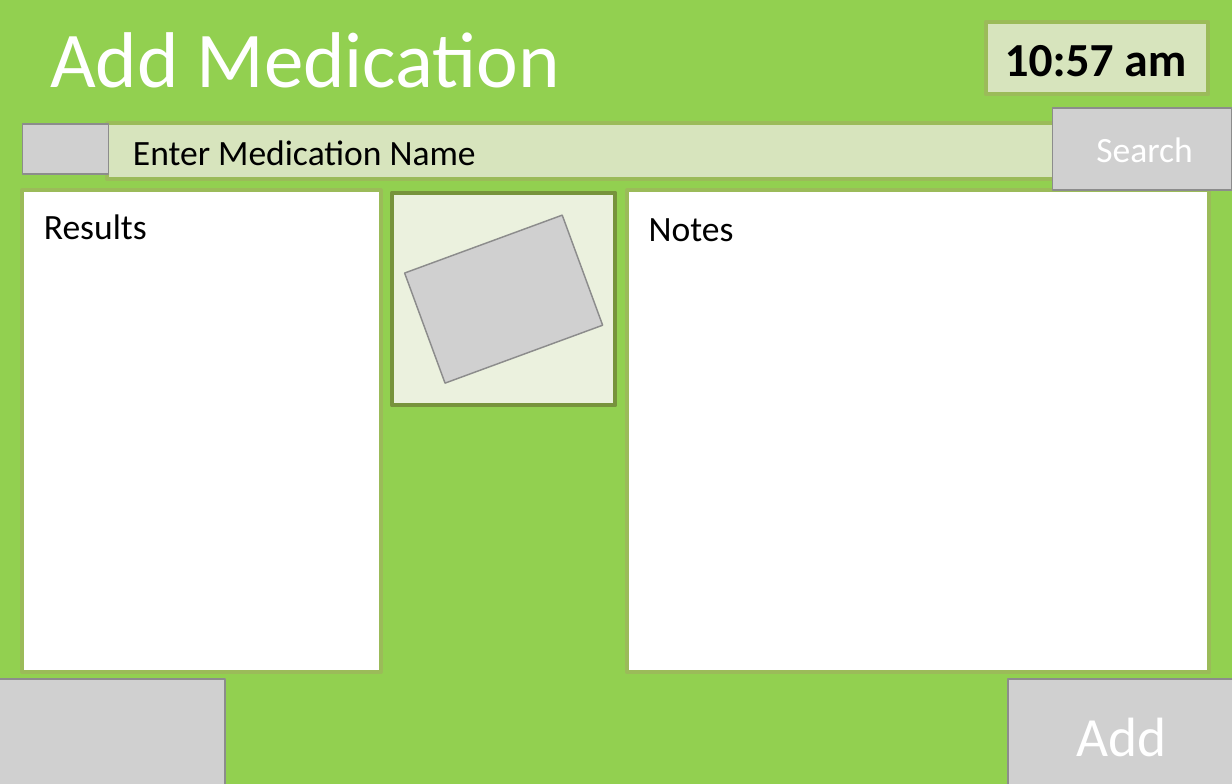
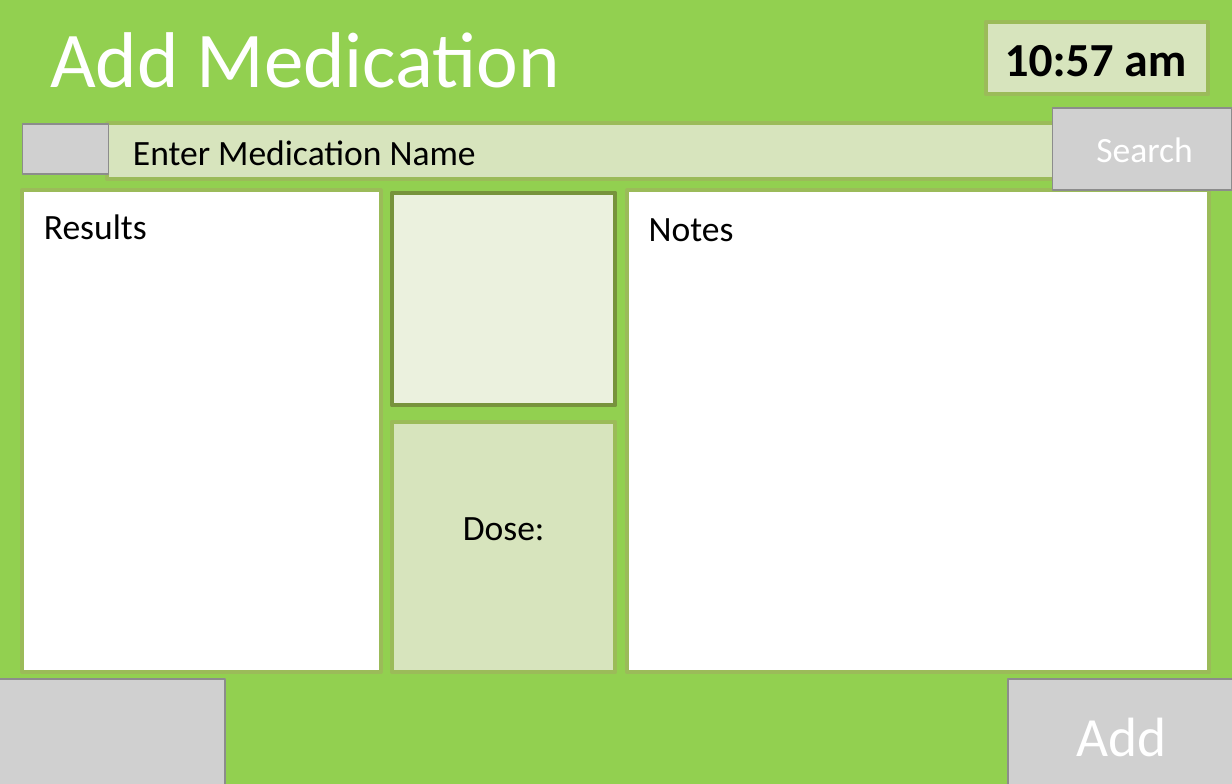
Before and after one commit to Gordo851/Design, a slide deck: slide 9 of story_board.pptx. Drawn at 1232x784 pixels with LibreOffice and Linux fonts; fonts in the diff are those of the drawing; grey boxes stand for pictures. Boxes give left, top, right and bottom in pixels: in the first picture for what was removed or moved away, otherwise in the second. Text is boxed around its words. In the diff, an @@ line names an element or a change of style, - is before the commit and + after.

```diff
--- a/story_board.pptx
+++ b/story_board.pptx
@@ picture removed at <box>405,215,603,382</box> @@
@@ rectangle added at <box>393,423,616,673</box>, fill #D7E4BD, outline #9BBB59 2 pt, 18 pt, text #000000 @@
+Dose:
```
Also in this commit, not shown: 4 other slides changed, 1 slide added.
